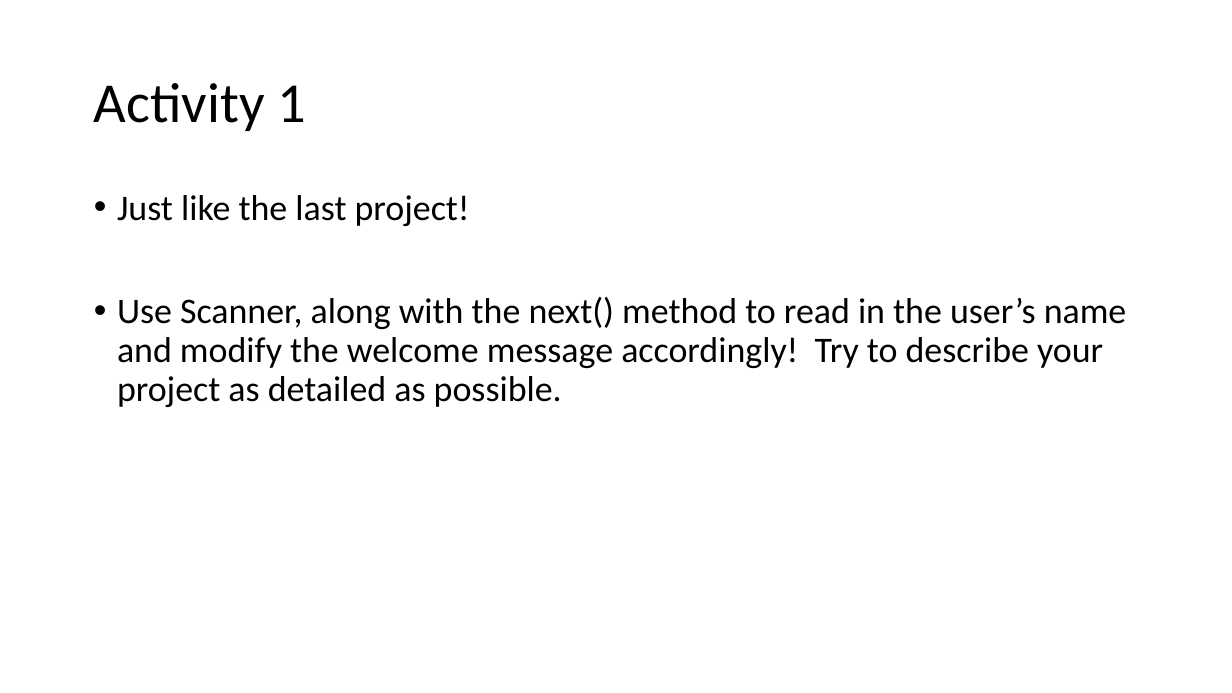
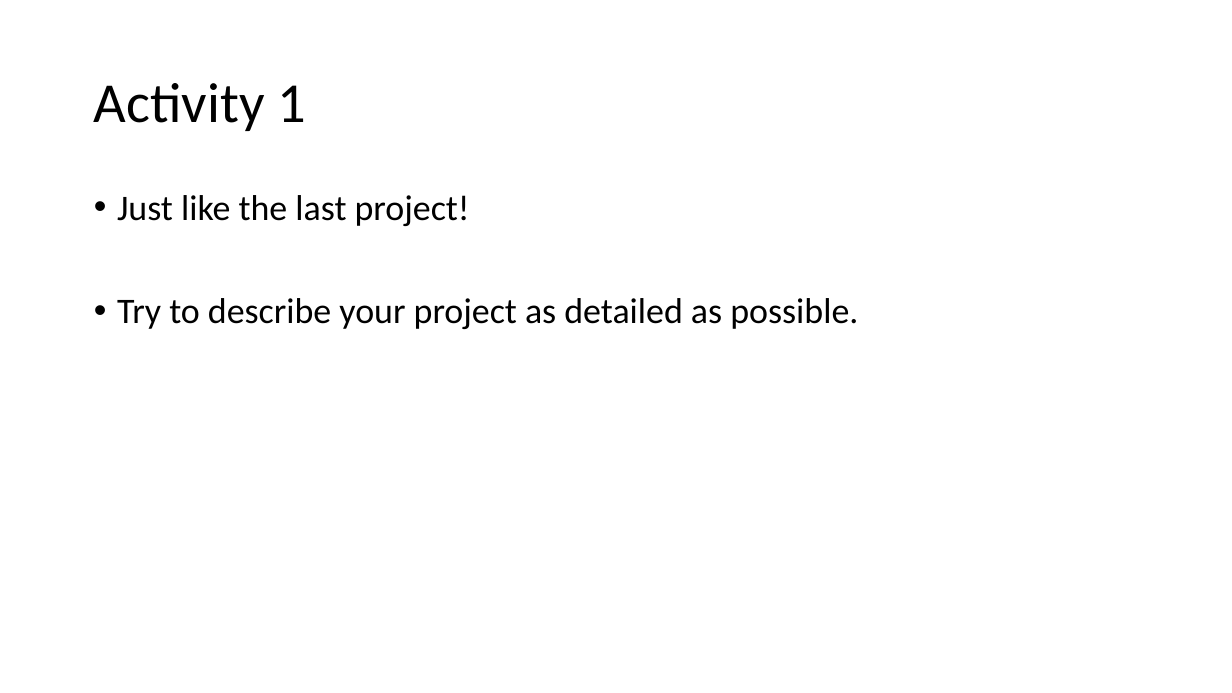
Before and after one commit to kingsman142/CS0007-UTA, a slide deck: slide 4 of Powerpoints/CS0007 Week 6.pptx. Drawn at 1232x693 pixels with LibreOffice and Linux fonts; fonts in the diff are those of the drawing. Boxes give left, top, right and bottom in pixels: in the first picture for what was removed or moved away, otherwise in the second. Text is boxed around its words. In the diff, an @@ line names an element or a change of style, - is before the commit and + after.

```diff
--- a/Powerpoints/CS0007 Week 6.pptx
+++ b/Powerpoints/CS0007 Week 6.pptx
@@ text at <box>117,298,858,329</box>: text changed @@
-• Use Scanner, along with the next() method to read in the user’s name and modify the welcome message accordingly! Try to describe your project as detailed as possible.
+• Try to describe your project as detailed as possible.
```
Also in this commit, not shown: 2 other slides changed, 3 other files.
